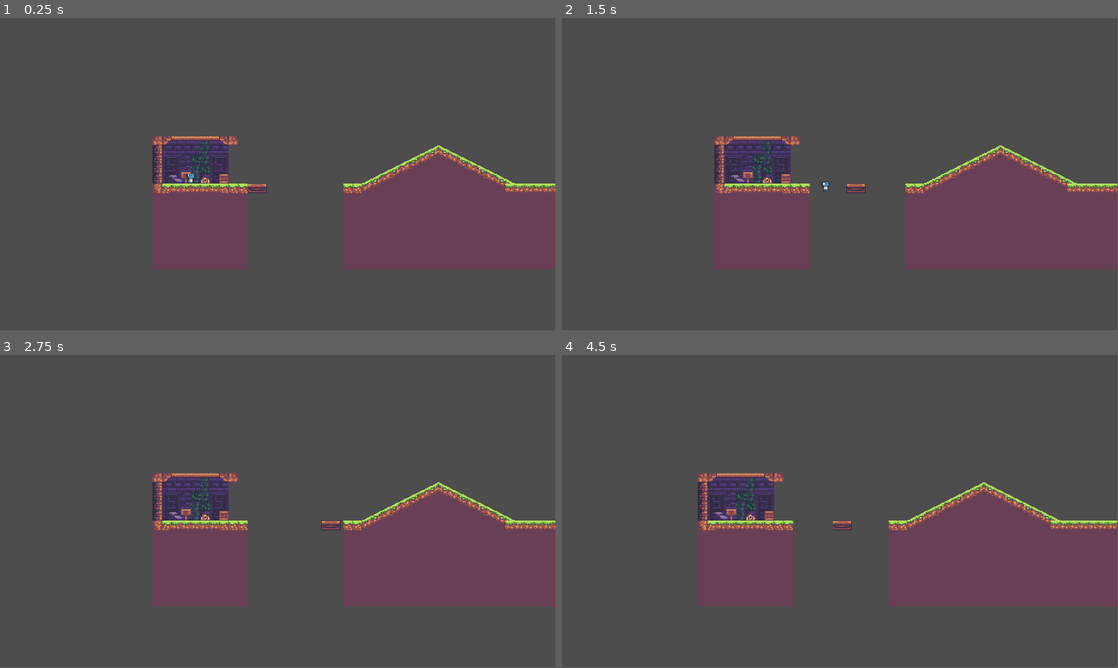
Above: before the commit, frames 1-4 (two rows, left to right).
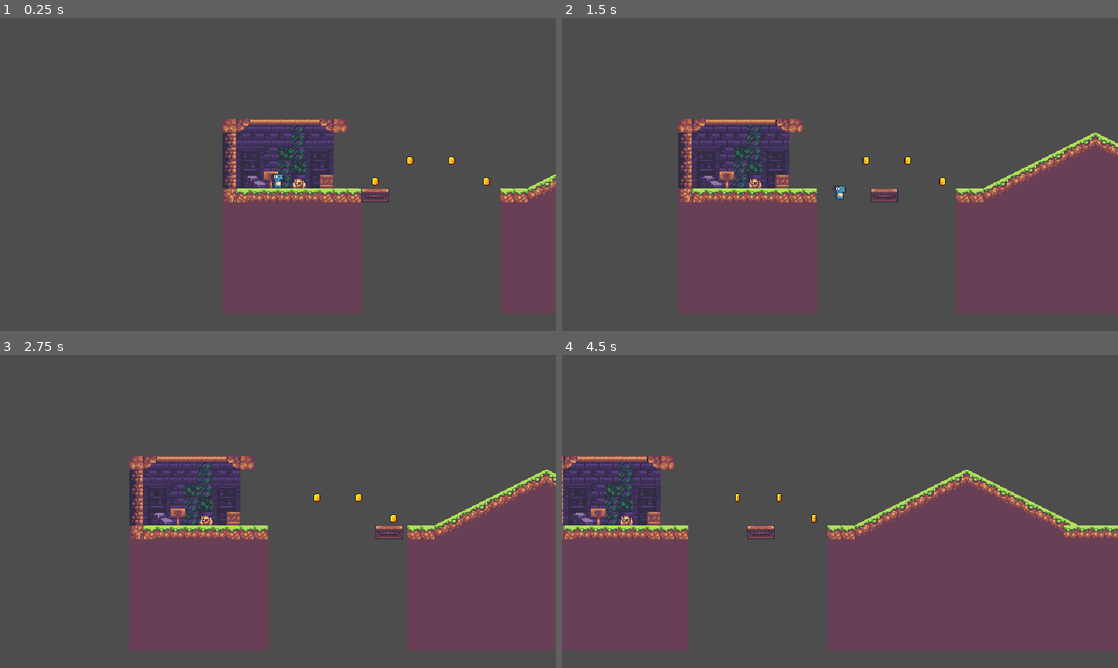
Above: after the commit, the same moments.

Repository: AdamRusv/robichaux-adam-first-project
Game: Godot game, scene res://scenes/level_01.tscn
Two runs of this game, one before a commit and one after it. Both use one fixed random seed, a clock stepped at 60 frames per second and the inputs below.
Inputs:
- Up to frame 1 (0.25 s): no input
- Up to frame 2 (1.5 s): hold D (move_right) from 0.53 s (still down); tap Space (jump) at 0.77 s
- Up to frame 3 (2.75 s): tap Space (jump) at 1.52 s; release D (move_right) at 2.03 s; hold A (move_left) from 2.03 s (still down)
- Up to frame 4 (4.5 s): release A (move_left) at 2.78 s; hold D (move_right) 2.78-4.28 s; tap Space (jump) at 3.02, 3.77 s; hold A (move_left) from 4.28 s (still down)
In our replay, the window is 799x449 before the commit and 800x450 after it. These sizes can differ from the game's own. Grey fills any space a smaller window leaves; there, only what the larger window draws over its background counts as a difference.

The runs differ from the first frame. In frame 1, 28% of the frame differs, in the area x 27-100%, y 32-95%; in frame 2, 21%; in frame 3, 20%; in frame 4, 33%, in the area x 0-100%, y 32-95%.

Commit message:
Week 3 Day 1

Diff:
--- a/project.godot
+++ b/project.godot
@@ -15,19 +15,33 @@
 config/features=PackedStringArray("4.6", "Forward Plus")
 config/icon="res://icon.svg"
 
+[autoload]
+
+GameData="*uid://b07f24wrcuqpo"
+
+[debug]
+
+gdscript/warnings/unsafe_property_access=2
+gdscript/warnings/unsafe_method_access=2
+gdscript/warnings/unsafe_cast=1
+gdscript/warnings/unsafe_call_argument=2
+
 [display]
 
 window/size/viewport_width=640
 window/size/viewport_height=360
 window/size/resizable=false
-window/size/window_width_override=1920
-window/size/window_height_override=1080
+window/size/window_width_override=1280
+window/size/window_height_override=720
+window/stretch/mode="canvas_items"
+window/stretch/scale_mode="integer"
 
 [file_customization]
 
 folder_colors={
 "res://assets/": "yellow",
-"res://scenes/": "red"
+"res://scenes/": "red",
+"res://scripts/": "green"
 }
 
 [input]
--- /dev/null
+++ b/scenes/coin.tscn
@@ -0,0 +1,109 @@
+[gd_scene format=3 uid="uid://nmv51dldcyh1"]
+
+[ext_resource type="Script" uid="uid://b3ycgpxqq7pqi" path="res://scripts/coin.gd" id="1_i64fm"]
+[ext_resource type="Texture2D" uid="uid://daw37jq874nc1" path="res://assets/2D Resources/items/coin.png" id="1_rwqht"]
+
+[sub_resource type="CircleShape2D" id="CircleShape2D_i64fm"]
+radius = 8.0
+
+[sub_resource type="AtlasTexture" id="AtlasTexture_11l1o"]
+atlas = ExtResource("1_rwqht")
+region = Rect2(0, 0, 16, 16)
+
+[sub_resource type="AtlasTexture" id="AtlasTexture_d14el"]
+atlas = ExtResource("1_rwqht")
+region = Rect2(16, 0, 16, 16)
+
+[sub_resource type="AtlasTexture" id="AtlasTexture_1ikuy"]
+atlas = ExtResource("1_rwqht")
+region = Rect2(32, 0, 16, 16)
+
+[sub_resource type="AtlasTexture" id="AtlasTexture_wnlwo"]
+atlas = ExtResource("1_rwqht")
+region = Rect2(48, 0, 16, 16)
+
+[sub_resource type="AtlasTexture" id="AtlasTexture_jig8b"]
+atlas = ExtResource("1_rwqht")
+region = Rect2(64, 0, 16, 16)
+
+[sub_resource type="AtlasTexture" id="AtlasTexture_xmuha"]
+atlas = ExtResource("1_rwqht")
+region = Rect2(80, 0, 16, 16)
+
+[sub_resource type="AtlasTexture" id="AtlasTexture_kfxoj"]
+atlas = ExtResource("1_rwqht")
+region = Rect2(96, 0, 16, 16)
+
+[sub_resource type="AtlasTexture" id="AtlasTexture_jsmju"]
+atlas = ExtResource("1_rwqht")
+region = Rect2(112, 0, 16, 16)
+
+[sub_resource type="AtlasTexture" id="AtlasTexture_s0mny"]
+atlas = ExtResource("1_rwqht")
+region = Rect2(128, 0, 16, 16)
+
+[sub_resource type="AtlasTexture" id="AtlasTexture_7cc30"]
+atlas = ExtResource("1_rwqht")
+region = Rect2(144, 0, 16, 16)
+
+[sub_resource type="AtlasTexture" id="AtlasTexture_rojmm"]
+atlas = ExtResource("1_rwqht")
+region = Rect2(160, 0, 16, 16)
+
+[sub_resource type="AtlasTexture" id="AtlasTexture_ls27i"]
+atlas = ExtResource("1_rwqht")
+region = Rect2(176, 0, 16, 16)
+
+[sub_resource type="SpriteFrames" id="SpriteFrames_ssuvv"]
+animations = [{
+"frames": [{
+"duration": 1.0,
+"texture": SubResource("AtlasTexture_11l1o")
+}, {
+"duration": 1.0,
+"texture": SubResource("AtlasTexture_d14el")
+}, {
+"duration": 1.0,
+"texture": SubResource("AtlasTexture_1ikuy")
+}, {
+"duration": 1.0,
+"texture": SubResource("AtlasTexture_wnlwo")
+}, {
+"duration": 1.0,
+"texture": SubResource("AtlasTexture_jig8b")
+}, {
+"duration": 1.0,
+"texture": SubResource("AtlasTexture_xmuha")
+}, {
+"duration": 1.0,
+"texture": SubResource("AtlasTexture_kfxoj")
+}, {
+"duration": 1.0,
+"texture": SubResource("AtlasTexture_jsmju")
+}, {
+"duration": 1.0,
+"texture": SubResource("AtlasTexture_s0mny")
+}, {
+"duration": 1.0,
+"texture": SubResource("AtlasTexture_7cc30")
+}, {
+"duration": 1.0,
+"texture": SubResource("AtlasTexture_rojmm")
+}, {
+"duration": 1.0,
+"texture": SubResource("AtlasTexture_ls27i")
+}],
+"loop": true,
+"name": &"default",
+"speed": 5.0
+}]
+
+[node name="Coin" type="Area2D" unique_id=1685548085]
+script = ExtResource("1_i64fm")
+
+[node name="CollisionShape2D" type="CollisionShape2D" parent="." unique_id=179920614]
+shape = SubResource("CircleShape2D_i64fm")
+
+[node name="AnimatedSprite2D" type="AnimatedSprite2D" parent="." unique_id=388893746]
+sprite_frames = SubResource("SpriteFrames_ssuvv")
+autoplay = "default"
--- a/scenes/level_01.tscn
+++ b/scenes/level_01.tscn
@@ -4,6 +4,7 @@
 [ext_resource type="Texture2D" uid="uid://bj6xu86fphe7g" path="res://assets/2D Resources/tilesets/tileset.png" id="2_mofoo"]
 [ext_resource type="Texture2D" uid="uid://bc2jyqqbo1jfa" path="res://assets/2D Resources/tilesets/props.png" id="3_mofoo"]
 [ext_resource type="PackedScene" uid="uid://cnjhccltx7wbe" path="res://scenes/moving_platform.tscn" id="4_nr3cb"]
+[ext_resource type="PackedScene" uid="uid://nmv51dldcyh1" path="res://scenes/coin.tscn" id="5_j60wy"]
 
 [sub_resource type="TileSetAtlasSource" id="TileSetAtlasSource_j60wy"]
 texture = ExtResource("2_mofoo")
@@ -420,3 +421,15 @@
 [node name="Moving Platform" parent="." unique_id=1000783213 instance=ExtResource("4_nr3cb")]
 position = Vector2(112, 24)
 endPos = 128.0
+
+[node name="Coin" parent="." unique_id=1685548085 instance=ExtResource("5_j60wy")]
+position = Vector2(112, 8)
+
+[node name="Coin3" parent="." unique_id=1732098455 instance=ExtResource("5_j60wy")]
+position = Vector2(152, -16)
+
+[node name="Coin4" parent="." unique_id=851599019 instance=ExtResource("5_j60wy")]
+position = Vector2(200, -16)
+
+[node name="Coin2" parent="." unique_id=1518224922 instance=ExtResource("5_j60wy")]
+position = Vector2(240, 8)
--- a/scenes/moving_platform.tscn
+++ b/scenes/moving_platform.tscn
@@ -49,17 +49,17 @@
 animationPlayer = NodePath("AnimationPlayer")
 endPos = 70.0
 
-[node name="Moving Platform2" type="AnimatableBody2D" parent="." unique_id=1000783213]
+[node name="CollisionObject2D" type="AnimatableBody2D" parent="." unique_id=1000783213]
 
-[node name="CollisionShape2D" type="CollisionShape2D" parent="Moving Platform2" unique_id=1774940220]
+[node name="CollisionShape2D" type="CollisionShape2D" parent="CollisionObject2D" unique_id=1774940220]
 shape = SubResource("RectangleShape2D_ms375")
 
-[node name="Sprite2D" type="Sprite2D" parent="Moving Platform2" unique_id=1227111936]
+[node name="Sprite2D" type="Sprite2D" parent="CollisionObject2D" unique_id=1227111936]
 texture = ExtResource("1_ms375")
 region_enabled = true
 region_rect = Rect2(256, 191, 32, 16)
 
 [node name="AnimationPlayer" type="AnimationPlayer" parent="." unique_id=2016097282]
-root_node = NodePath("../Moving Platform2")
+root_node = NodePath("../CollisionObject2D")
 libraries/ = SubResource("AnimationLibrary_mb26n")
 autoplay = &"ocillate"
--- a/scenes/player.tscn
+++ b/scenes/player.tscn
@@ -55,7 +55,6 @@
 autoplay = "Idle"
 
 [node name="Camera2D" type="Camera2D" parent="." unique_id=195626493]
-zoom = Vector2(2.06, 2.06)
 limit_left = -320
 limit_top = -180
 limit_right = 640
--- /dev/null
+++ b/scripts/coin.gd
@@ -0,0 +1,11 @@
+extends Area2D
+
+func _ready() -> void:
+	_set_connections()
+func _set_connections():
+	body_entered.connect(_player_enter)
+
+func _player_enter(body : Node2D):
+	if body.is_in_group("Player"):
+		GameData._add_one_coin()
+		queue_free()
--- /dev/null
+++ b/scripts/game_data.gd
@@ -0,0 +1,14 @@
+extends Node
+
+var coins : int = 0
+
+func _add_one_coin(): ##just adds one coin
+	coins += 1
+	_print_current_coin_count()
+
+func _change_coin_count(amount : int): ##can be used for subtraction
+	coins += amount
+	_print_current_coin_count()
+
+func _print_current_coin_count():
+	print("Coins: " + str(coins))
--- a/scripts/moving_platform.gd
+++ b/scripts/moving_platform.gd
@@ -10,8 +10,3 @@
 
 	animationPlayer.get_animation(animationPlayer.current_animation)\
 	.track_set_key_value(0, 2, endPos)
-
-
-# Called every frame. 'delta' is the elapsed time since the previous frame.
-func _process(delta: float) -> void:
-	print(get_child(0).position.x)
--- a/scripts/player.gd
+++ b/scripts/player.gd
@@ -1,7 +1,12 @@
 extends CharacterBody2D
 
-const SPEED = 130.0
-const JUMP_VELOCITY = -300.0
+class_name PlayerCharacter
+
+const SPEED : int = 130
+const JUMP_VELOCITY : int = -300
+
+func _ready() -> void:
+	add_to_group("Player")
 
 func _physics_process(delta: float) -> void:
 	# Add the gravity.
Not shown, added: scripts/coin.gd.uid
Not shown, added: scripts/game_data.gd.uid
